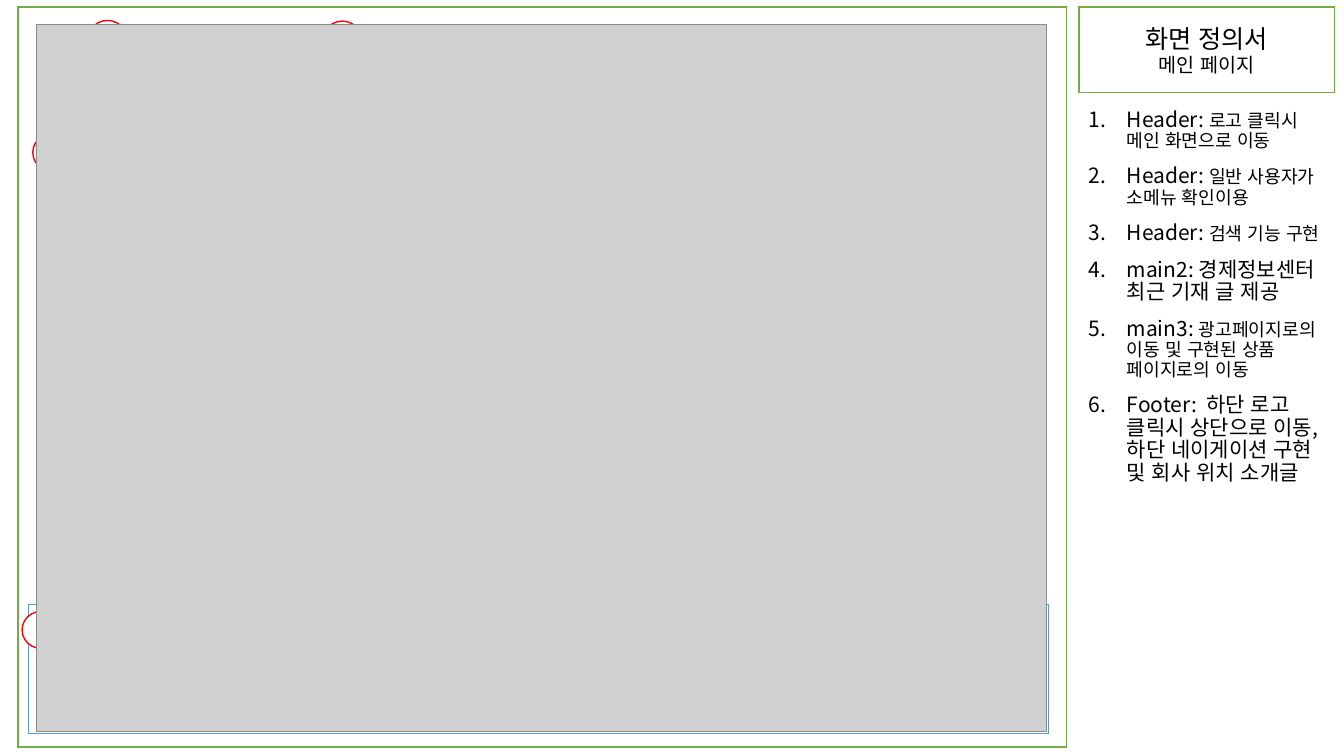
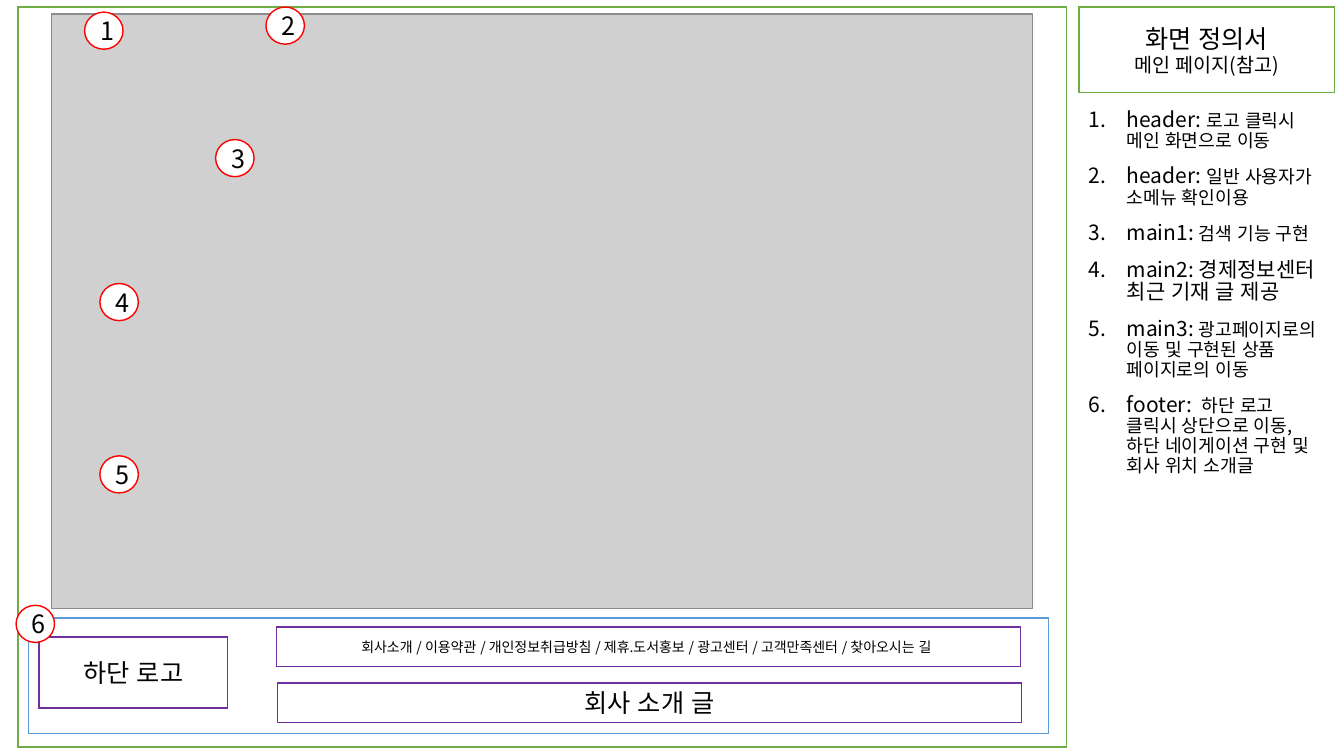
Before and after one commit to JSH970930/renewKDI, a slide deck: slide 3 of 응용SW프로젝트 화면정의서 1조.pptx. Drawn at 1344x756 pixels with LibreOffice and Linux fonts; fonts in the diff are those of the drawing; grey boxes stand for pictures. Boxes give left, top, right and bottom in pixels: in the first picture for what was removed or moved away, otherwise in the second. Text is boxed around its words. In the diff, an @@ line names an element or a change of style, - is before the commit and + after.

```diff
--- a/응용SW프로젝트 화면정의서 1조.pptx
+++ b/응용SW프로젝트 화면정의서 1조.pptx
@@ picture: place and size @@
-picture at box(36, 24, 1047, 731)
+picture at box(51, 14, 1033, 609)
@@ ellipse "1": place and size @@
-ellipse "1" at box(89, 20, 127, 57)
+ellipse "1" at box(85, 12, 123, 49)
@@ ellipse "2": place and size @@
-ellipse "2" at box(324, 21, 362, 58)
+ellipse "2" at box(266, 7, 304, 44)
@@ text in rectangle at box(1134, 55, 1280, 76): text changed @@
-메인 페이지
+메인 페이지(참고)
@@ text at box(1127, 110, 1312, 242): text changed @@
-1. Header: 로고 클릭시 메인 화면으로 이동
-2. Header: 일반 사용자가 소메뉴 확인이용
-3. Header: 검색 기능 구현
+1. header: 로고 클릭시 메인 화면으로 이동
+2. header: 일반 사용자가 소메뉴 확인이용
+3. main1: 검색 기능 구현
@@ ellipse "3": place and size @@
-ellipse "3" at box(32, 134, 71, 171)
+ellipse "3" at box(216, 139, 254, 176)
@@ text in ellipse at box(231, 142, 245, 174): text added @@
+3
@@ ellipse added at box(100, 283, 138, 321), fill #FFFFFF, outline #FF0000 1 pt, 18 pt, text #000000 @@
+4
@@ text at box(1127, 395, 1309, 474): text changed; size 15 to 13 pt @@
-6. Footer: 하단 로고 클릭시 상단으로 이동, 하단 네이게이션 구현 및 회사 위치 소개글
+6. footer: 하단 로고 클릭시 상단으로 이동, 하단 네이게이션 구현 및 회사 위치 소개글
@@ ellipse added at box(100, 456, 138, 493), fill #FFFFFF, outline #FF0000 1 pt, 18 pt, text #000000 @@
+5
@@ ellipse "6": place and size @@
-ellipse "6" at box(22, 612, 60, 649)
+ellipse "6" at box(16, 606, 54, 643)
@@ rectangle: place and size @@
-rectangle at box(28, 604, 1049, 734)
+rectangle at box(28, 618, 1049, 734)
@@ text in ellipse at box(32, 608, 46, 640): text added @@
+6
@@ rectangle added at box(276, 627, 1020, 666), fill #FFFFFF, outline #7030A0 1 pt, 10 pt, text #000000 @@
+회사소개 / 이용약관 / 개인정보취급방침 / 제휴.도서홍보 / 광고센터 / 고객만족센터 / 찾아오시는 길
@@ rectangle added at box(39, 637, 228, 708), fill #FFFFFF, outline #7030A0 1 pt, 18 pt, text #000000 @@
+하단 로고
@@ rectangle added at box(277, 683, 1021, 722), fill #FFFFFF, outline #7030A0 1 pt, 18 pt, text #000000 @@
+회사 소개 글
```
Also in this commit, not shown: 4 other slides changed, 7 slides added, 8 other files.
